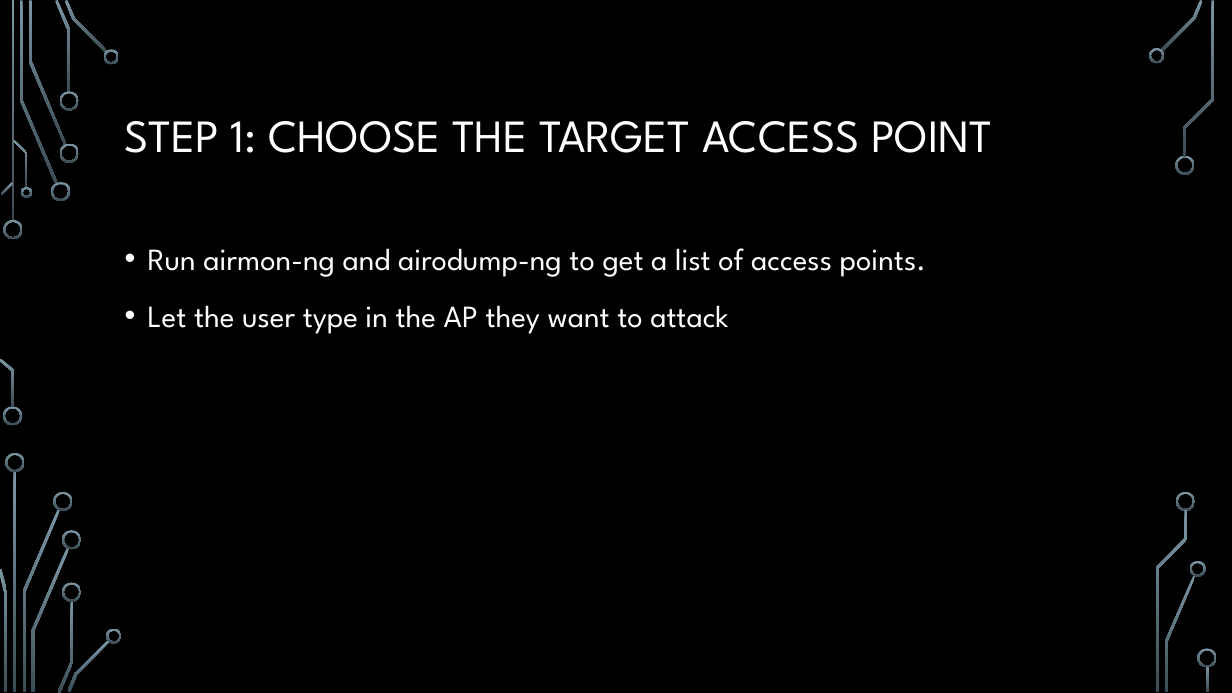
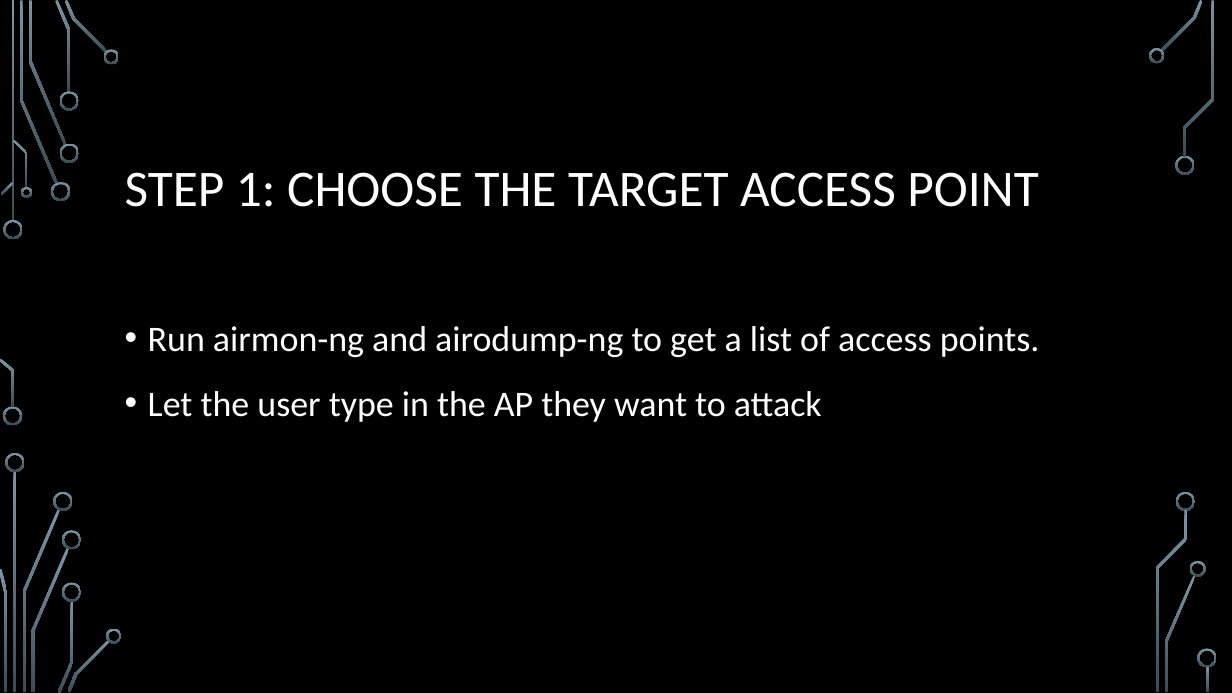
Before and after one commit to jessethd/EthicalHackingFinal, a slide deck: slide 6 of Presentation.pptx. Drawn at 1232x693 pixels with LibreOffice and Linux fonts; fonts in the diff are those of the drawing; background and template pictures are left out. Boxes give left, top, right and bottom in pixels: in the first picture for what was removed or moved away, otherwise in the second. Text is boxed around its words. In the diff, an @@ line names an element or a change of style, - is before the commit and + after.

```diff
--- a/Presentation.pptx
+++ b/Presentation.pptx
@@ title "STEP 1: CHOOSE THE TARGET ...": place and size @@
-title "STEP 1: CHOOSE THE TARGET ..." at bbox=[125, 121, 992, 153]
+title "STEP 1: CHOOSE THE TARGET ..." at bbox=[125, 172, 1038, 207]
@@ title "STEP 1: CHOOSE THE TARGET ..." at bbox=[125, 172, 1038, 207]: size 36 to 40 pt, font League Spartan to Calibri @@
@@ text "Run airmon-ng and airodump-ng to ...": place and size @@
-text "Run airmon-ng and airodump-ng to ..." at bbox=[148, 248, 926, 334]
+text "Run airmon-ng and airodump-ng to ..." at bbox=[148, 326, 1040, 422]
@@ text "Run airmon-ng and airodump-ng to ..." at bbox=[148, 326, 1040, 422]: size 24 to 28 pt, font League Spartan to Calibri @@
```
Also in this commit, not shown: 11 other slides changed.
